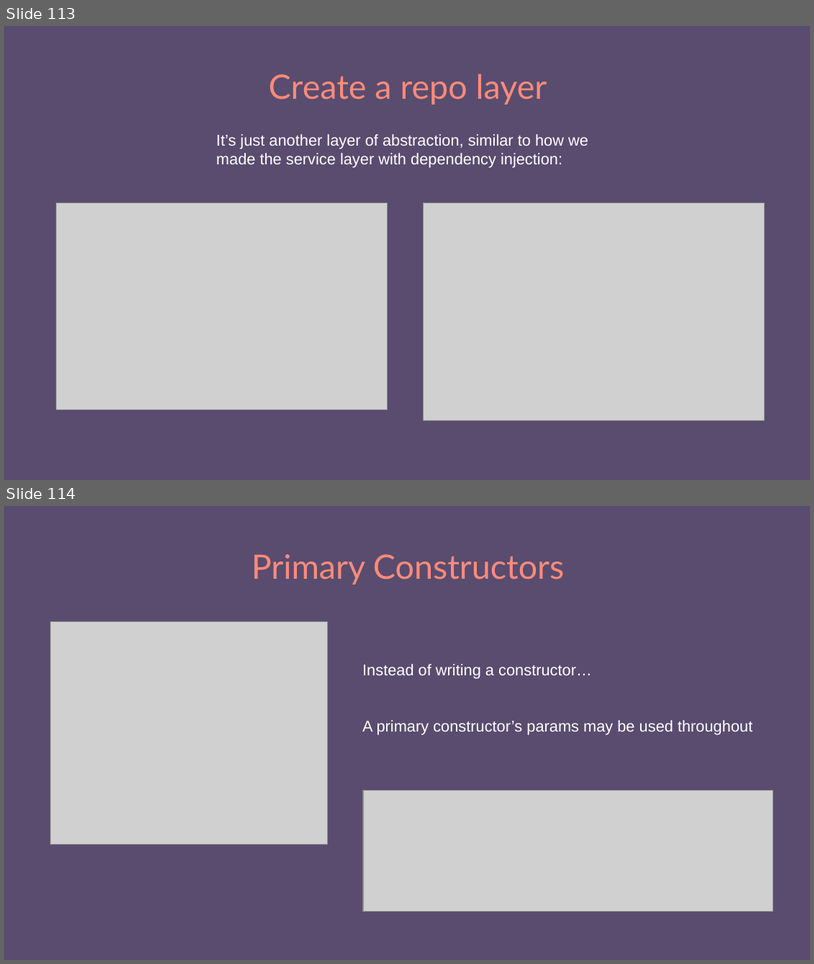
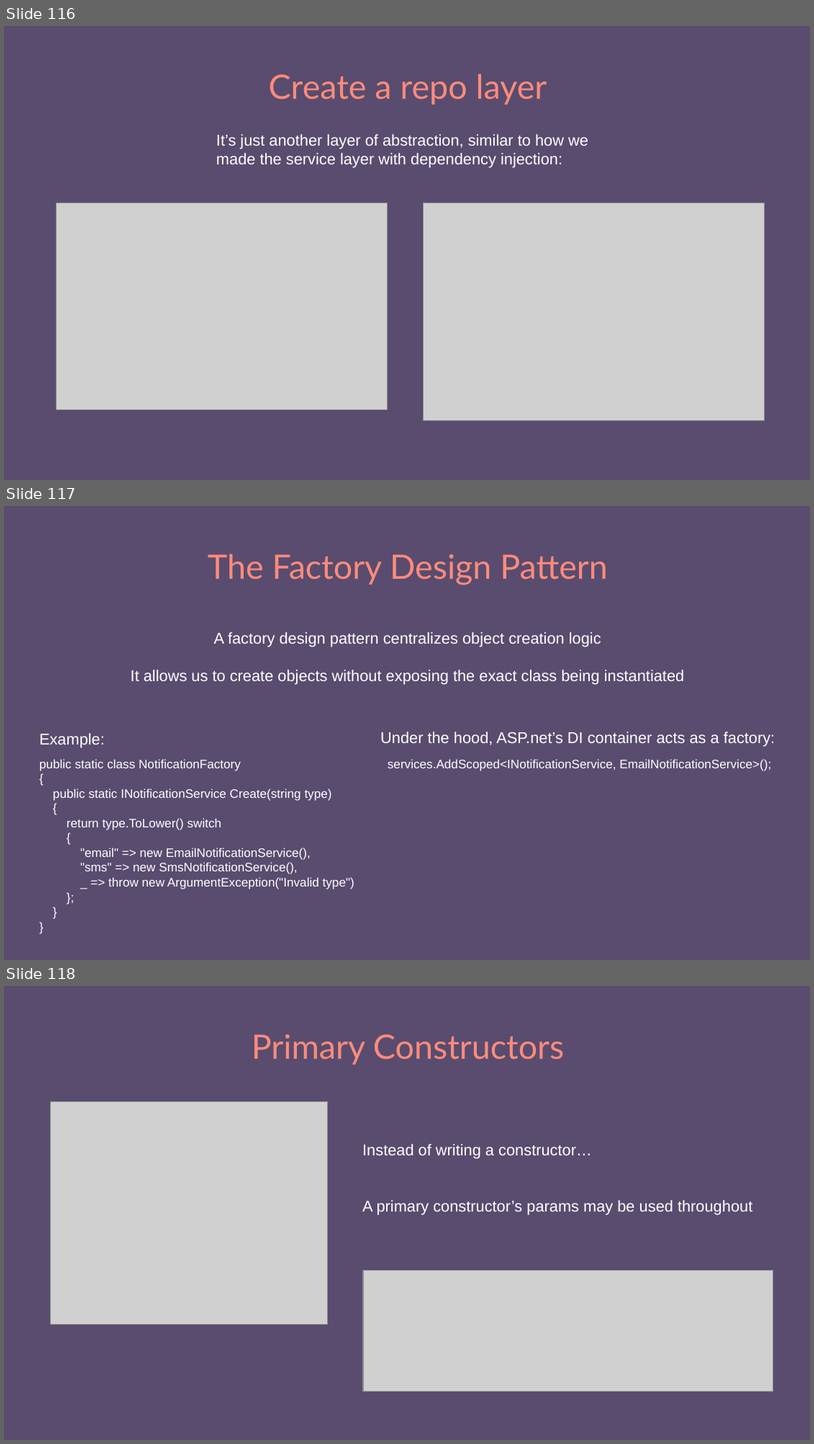
Before and after one commit to e-m-wilson/dotnet, a slide deck: Resources-Notes-Ppts/C#/001-dot-net-foundations.pptx. Shown one above the other, each under a label of ours: slides 113 and 114 before the commit, slides 116, 117 and 118 after it. The pictures are 814x964 and 814x1444 pixels, drawn with LibreOffice and Linux fonts; fonts in the diff are those of the drawing; grey boxes stand for pictures. Boxes give left, top, right and bottom in pixels: in the first picture for what was removed or moved away, otherwise in the second. Text is boxed around its words. In the diff, an @@ line names an element or a change of style, - is before the commit and + after.

```diff
--- a/Resources-Notes-Ppts/C#/001-dot-net-foundations.pptx
+++ b/Resources-Notes-Ppts/C#/001-dot-net-foundations.pptx
@@ slide 117 added at (4,506,810,960), background #594C6F @@
@@ title added at (208,554,608,585), 30 pt, text #FF8B7B @@
+The Factory Design Pattern
@@ text added at (131,632,685,685), 14 pt, text #FFFFFF @@
+A factory design pattern centralizes object creation logic
+It allows us to create objects without exposing the exact class being instantiated
@@ text added at (39,733,105,747), 14 pt, text #FFFFFF @@
+Example:
@@ text added at (381,731,775,746), 14 pt, text #FFFFFF @@
+Under the hood, ASP.net’s DI container acts as a factory:
@@ text added at (39,759,355,889), 11 pt, text #FFFFFF @@
+public static class NotificationFactory
+{
+public static INotificationService Create(string type)
+{
+return type.ToLower() switch
+{
+"email" => new EmailNotificationService(),
+"sms" => new SmsNotificationService(),
+_ => throw new ArgumentException("Invalid type")
+};
+}
+}
@@ text added at (388,759,772,771), 11 pt, text #FFFFFF @@
+services.AddScoped<INotificationService, EmailNotificationService>();
@@ what was slide 113 is now slide 116 @@
@@ what was slide 114 is now slide 118 @@
```
Also in this commit, not shown: 4 other slides added, 1 other file.
